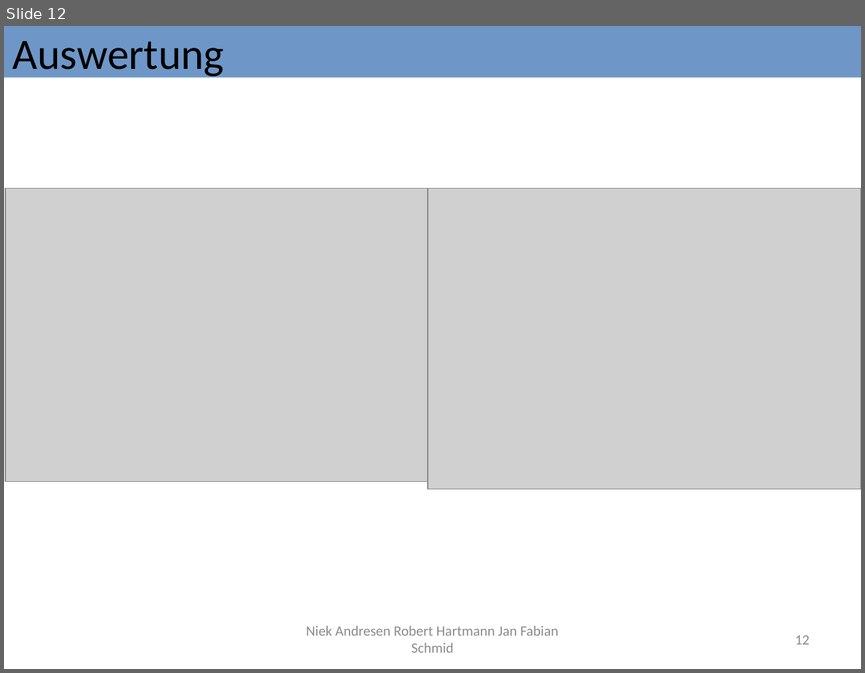
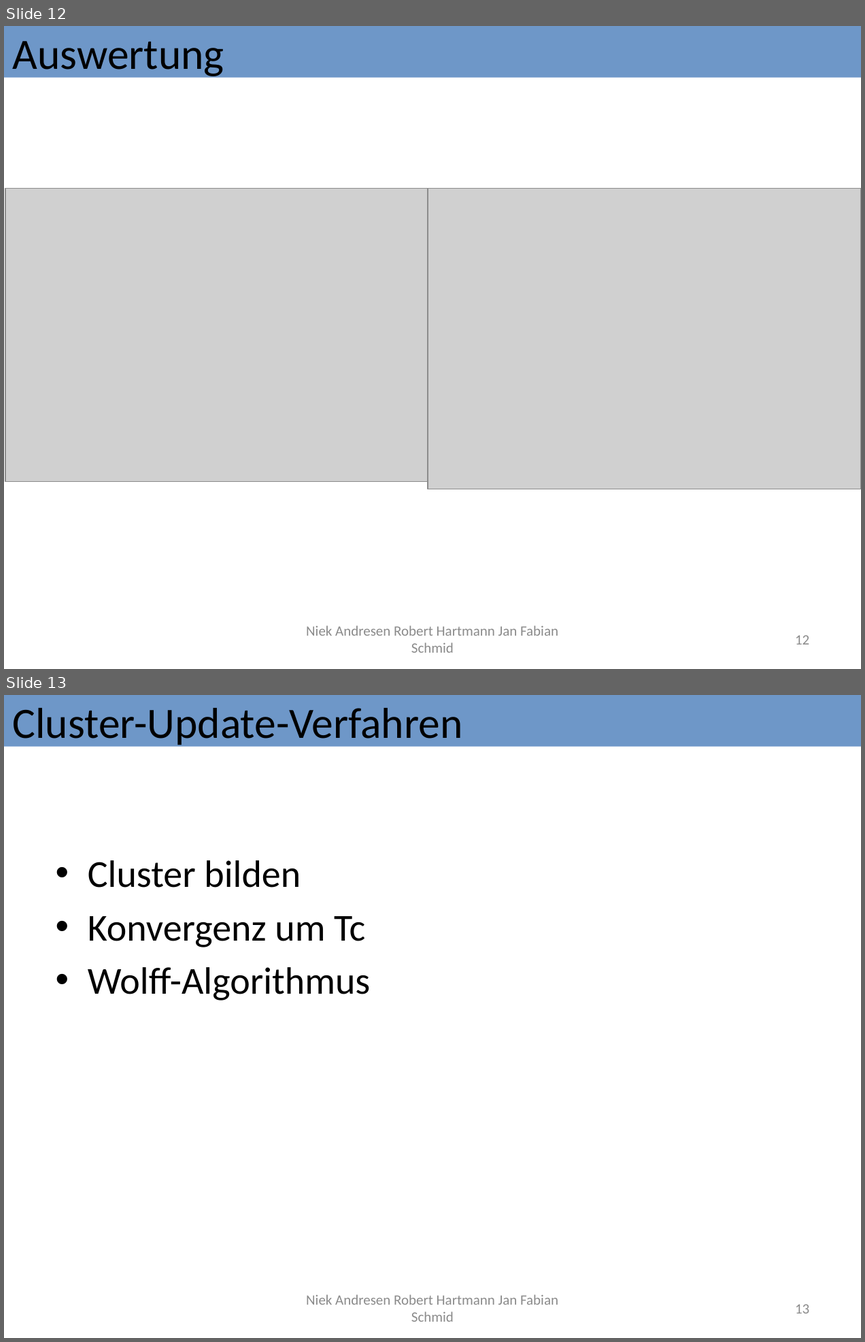
Before and after one commit to Fabse92/ising, a slide deck: Ausarbeitung/IsingModell.pptx. Shown one above the other, each under a label of ours: slide 12 before the commit, slides 12 and 13 after it. The pictures are 865x673 and 865x1342 pixels, drawn with LibreOffice and Linux fonts; fonts in the diff are those of the drawing; grey boxes stand for pictures. Boxes give left, top, right and bottom in pixels: in the first picture for what was removed or moved away, otherwise in the second. Text is boxed around its words. In the diff, an @@ line names an element or a change of style, - is before the commit and + after.

Commit message:
Cluster Update Präsi fertig

```diff
--- a/Ausarbeitung/IsingModell.pptx
+++ b/Ausarbeitung/IsingModell.pptx
@@ slide 13 added at (x1=4, y1=695, x2=861, y2=1338), background #FFFFFF @@
@@ rectangle added at (x1=4, y1=695, x2=861, y2=747), fill #4F81BD at 82% opacity, 36.3 pt, text #000000 @@
+Cluster-Update-Verfahren
@@ text added at (x1=88, y1=860, x2=370, y2=1000), 32 pt, text #000000 @@
+• Cluster bilden
+• Konvergenz um Tc
+• Wolff-Algorithmus
@@ text added at (x1=306, y1=1294, x2=558, y2=1321), 12 pt, text #8C8C8C @@
+Niek Andresen Robert Hartmann Jan Fabian Schmid
@@ page number added at (x1=795, y1=1304, x2=809, y2=1313), 12 pt, text #8C8C8C @@
+13
```
Also in this commit, not shown: 4 slides changed, 3 other slides added.
